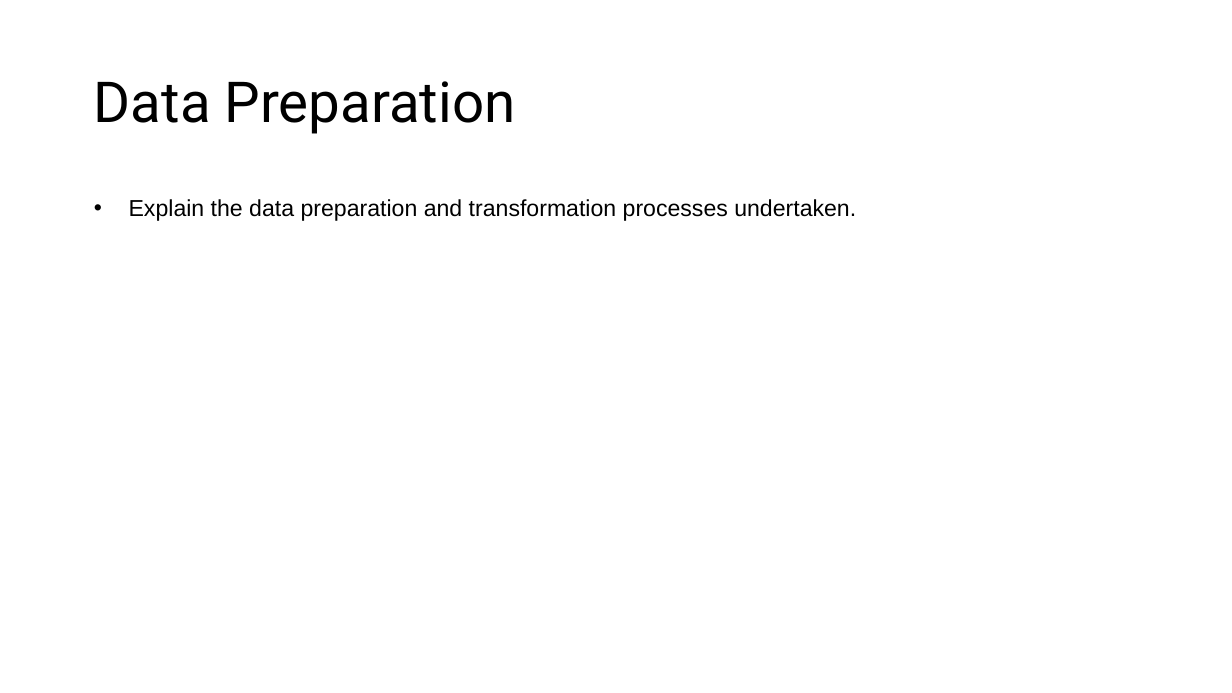
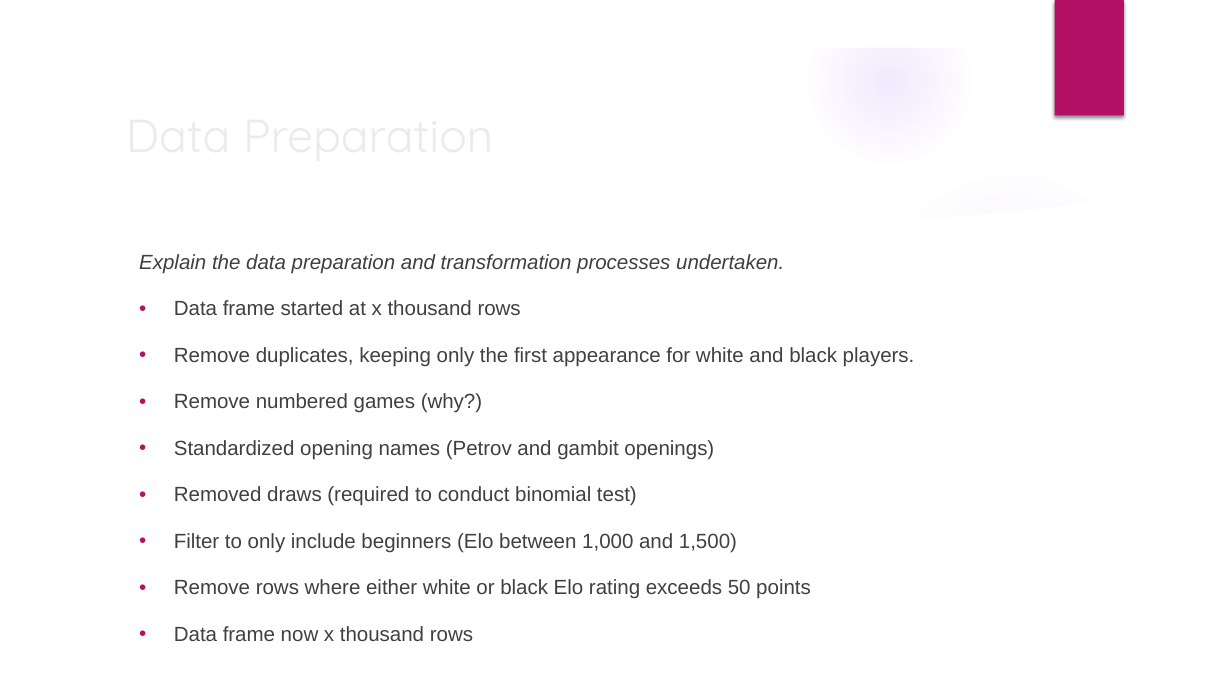
Before and after one commit to jmurphy172/group4_project, a slide deck: slide 10 of project_docs/Presentation Draft.pptx (slide 9 before the commit). Drawn at 1232x693 pixels with LibreOffice and Linux fonts; fonts in the diff are those of the drawing; background and template pictures are left out. Boxes give left, top, right and bottom in pixels: in the first picture for what was removed or moved away, otherwise in the second. Text is boxed around its words. In the diff, an @@ line names an element or a change of style, - is before the commit and + after.

```diff
--- a/project_docs/Presentation Draft.pptx
+++ b/project_docs/Presentation Draft.pptx
@@ group added at [0, 0, 1232, 693]: 4 ellipses, 2 freeform shapes @@
@@ rectangle added at [1055, 0, 1124, 116], fill #B31166 @@
@@ title "Data Preparation": place and size @@
-title "Data Preparation" at [94, 81, 516, 134]
+title "Data Preparation" at [246, 254, 396, 274]
@@ title "Data Preparation" at [246, 254, 396, 274]: size 44 to 36 pt, font Roboto to Quicksand, text colour #000000 to #EBEBEB; line spacing 0.9 to 1 @@
@@ text "Explain the data preparation and ...": place and size @@
-text "Explain the data preparation and ..." at [129, 199, 856, 221]
+text "Explain the data preparation and ..." at [139, 254, 915, 641]
@@ text at [139, 254, 784, 274]: size 18 to 16 pt, text colour #000000 to #404040, italic on in "Explain the data preparation and transformation processes ..."; bullet • to none; line spacing 1.15 to 0.95 @@
@@ text at [174, 300, 915, 641]: paragraphs added @@
+• Data frame started at x thousand rows
+• Remove duplicates, keeping only the first appearance for white and black players.
+• Remove numbered games (why?)
+• Standardized opening names (Petrov and gambit openings)
+• Removed draws (required to conduct binomial test)
+• Filter to only include beginners (Elo between 1,000 and 1,500)
+• Remove rows where either white or black Elo rating exceeds 50 points
+• Data frame now x thousand rows
```
Also in this commit, not shown: 14 other slides changed, 1 slide added, 1 other file.
